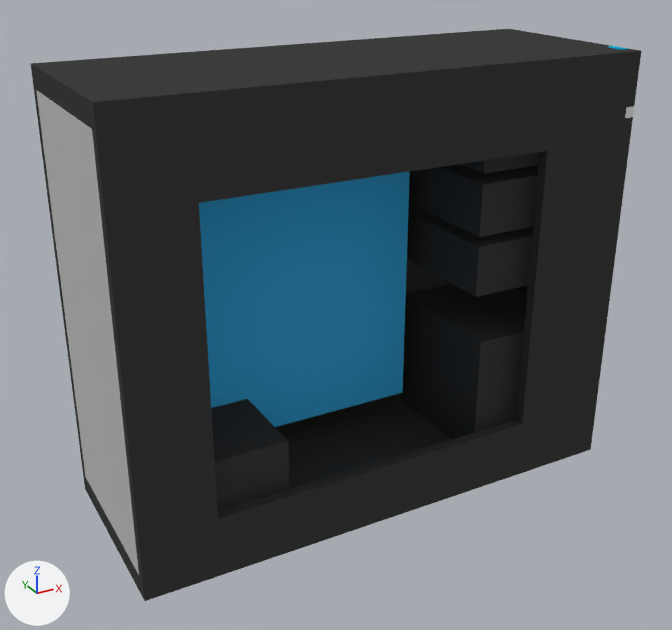
Two versions of the Blender file resource-projects/3d-models/pc/pc.blend, one commit apart.
The view is the same before and after, from a 50 mm camera at (-0.41, -0.723, 0.54) aimed at (-0.016, -0.006, 0.181). Lighting does not change. The marker at lower left points along +X, +Y and +Z.

Objects in the first picture: 'Back', 'Bey', 'Bey.001', 'Bey.002', 'Bey.003', 'Case', 'MotherBoard', 'PowerUnit'.
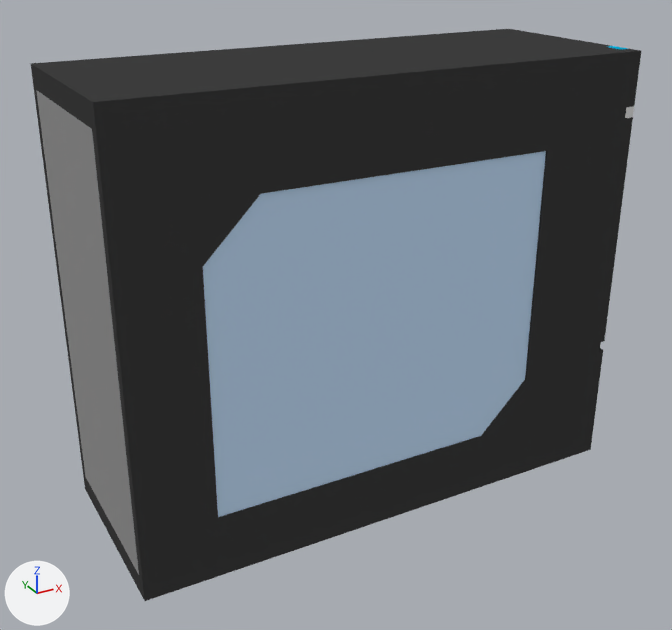
What differs and where, as boxes [x1, y1, x2, y2] in the pictures (672 x 630 px):
'Glass', added (blue)
    after: [203, 151, 546, 517]
'Back', recoloured
    both: [36, 90, 139, 575]
part 1 of me_立方体, built on
    both: [196, 148, 605, 520]
'MotherBoard', unchanged, covered by the edit
    before: [199, 172, 410, 427]
'Bey.003', unchanged, covered by the edit
    before: [400, 284, 527, 440]
'Bey.002', unchanged, covered by the edit
    before: [407, 206, 533, 297]
'Bey.001', unchanged, covered by the edit
    before: [409, 164, 539, 237]

Patch to the scene script:
```diff
--- a/resource-projects/3d-models/pc/pc.blend.py
+++ b/resource-projects/3d-models/pc/pc.blend.py
@@ mat_back @@
 mat_back = diffuse_material('Back')
-mat_back.base_color = (0.5, 0.5, 0.5)  # grey #bcbcbc
+mat_back.base_color = (0.3, 0.3, 0.3)  # grey #959595
@@ mat_glass @@
+mat_glass = diffuse_material('Glass')
+mat_glass.base_color = (0.579, 0.774, 1.0)  # blue #c8e4ff
@@ me_立方体 @@
 # used by ob_case; location = (0.0, 0.0, 0.21)
-me_立方体.from_pydata(...)  # 44 vertices, 28 faces; spans x -0.25..0.25, y -0.095..0.095, z -0.21..0.21
+me_立方体.from_pydata(...)  # 56 vertices, 34 faces; spans x -0.25..0.25, y -0.095..0.095, z -0.21..0.21
+# me_立方体 part 1
+# 4 vertices are removed from x -0.18..0.15, y -0.095..-0.085, z -0.15..0.13
+# 10 faces are deleted
+# 16 vertices are added at x -0.18..0.25, y -0.095..0.095, z -0.15..0.13
+# 16 new faces join them
 me_立方体.materials.append(mat_body)
@@ me_立方体_020 @@
+me_立方体_020.from_pydata([(-0.18, -0.003, -0.01), (-0.13, -0.003, 0.27), (-0.18, 0.003, -0.01), (-0.13, 0.003, 0.27), (0.1, -0.003, -0.01), (0.15, -0.003, 0.27), (0.1, 0.003, -0.01), (0.15, 0.003, 0.27), (0.15, -0.003, 0.04), (0.15, 0.003, 0.04), (-0.18, -0.003, 0.22), (-0.18, 0.003, 0.22)], [], [(11, 2, 0, 10), (3, 7, 9, 6, 2, 11), (6, 9, 8, 4), (5, 1, 10, 0, 4, 8), (0, 2, 6, 4), (5, 7, 3, 1), (7, 5, 8, 9), (10, 1, 3, 11)])
+me_立方体_020.materials.append(mat_glass)  # blue #c8e4ff
@@ ob_glass @@
+ob_glass = bpy.data.objects.new('Glass', me_立方体_020)
+ob_glass.location = (0.0, -0.09, 0.07)
```
